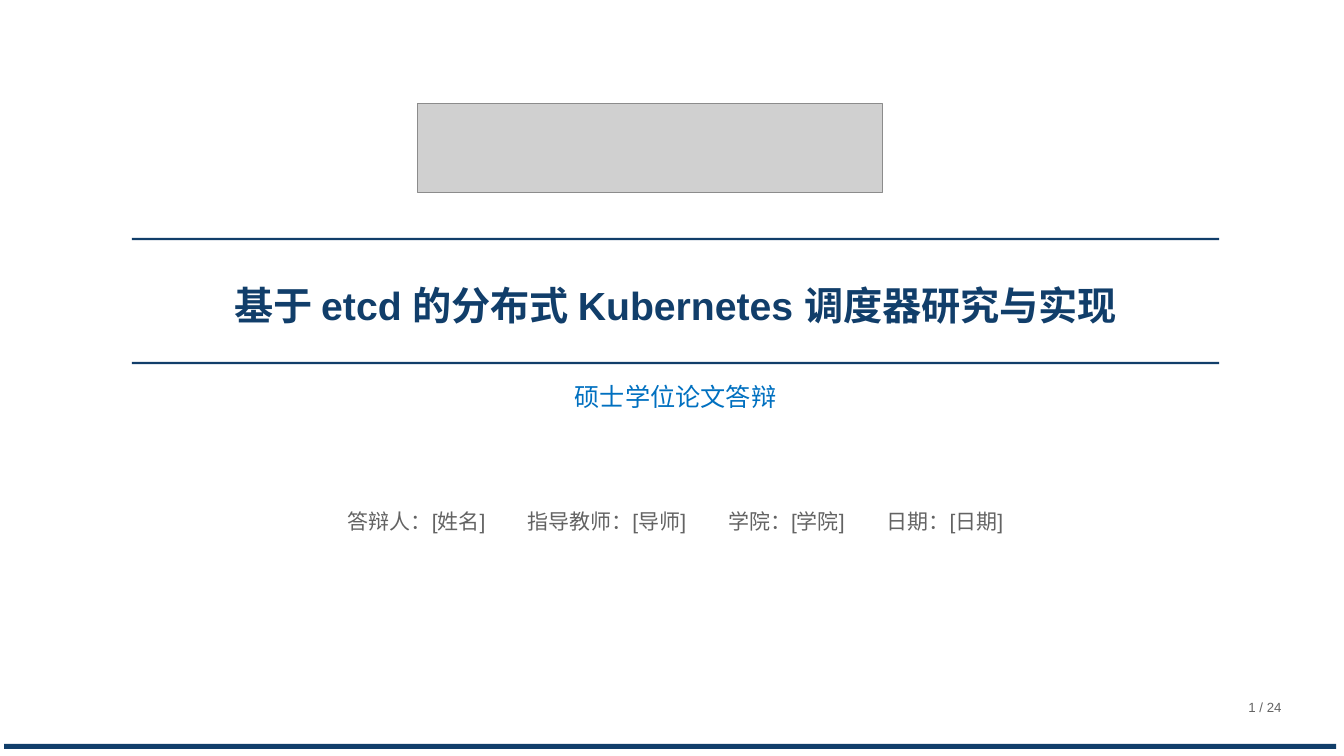
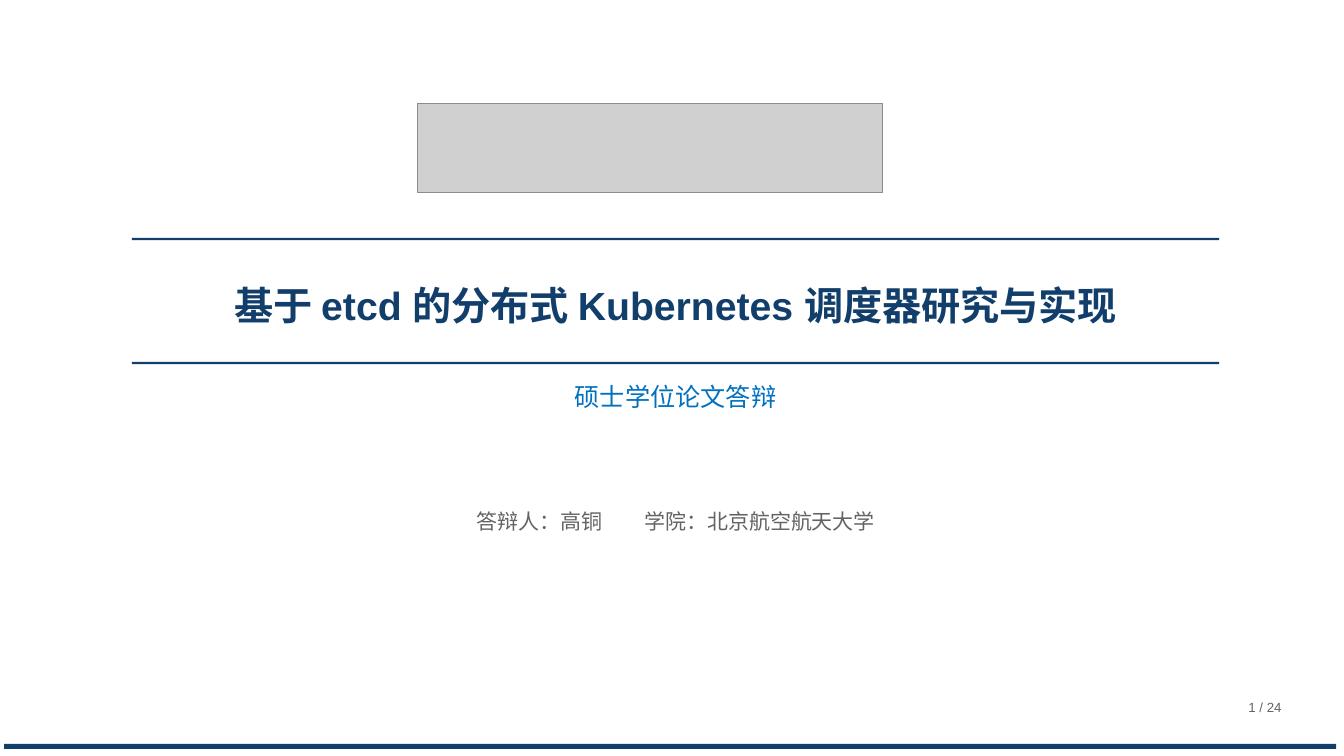
Before and after one commit to tengfei86/godel-scheduler, a slide deck: slide 1 of docs/thesis/defense/答辩PPT-北航模板版.pptx. Drawn at 1344x756 pixels with LibreOffice and Linux fonts; fonts in the diff are those of the drawing; grey boxes stand for pictures. Boxes give left, top, right and bottom in pixels: in the first picture for what was removed or moved away, otherwise in the second. Text is boxed around its words. In the diff, an @@ line names an element or a change of style, - is before the commit and + after.

Commit message:
docs(thesis): 封面与致谢页填写答辩人「高铜」
- 封面：答辩人：高铜　　学院：北京航空航天大学
- 致谢页：答辩人：高铜 / 北京航空航天大学
- 去掉原占位符「[姓名]」「[邮箱]」「[导师]」「[日期]」，避免成品出现未填项
  （导师与答辩日期确定后可在 make-slides.py 的 meta 列表里补两行，重新生成即可）

```diff
--- a/docs/thesis/defense/答辩PPT-北航模板版.pptx
+++ b/docs/thesis/defense/答辩PPT-北航模板版.pptx
@@ text at (476, 511, 875, 531): text changed @@
-答辩人：[姓名] 指导教师：[导师] 学院：[学院] 日期：[日期]
+答辩人：高铜 学院：北京航空航天大学
```
Also in this commit, not shown: 1 other slide changed, 2 other files.
